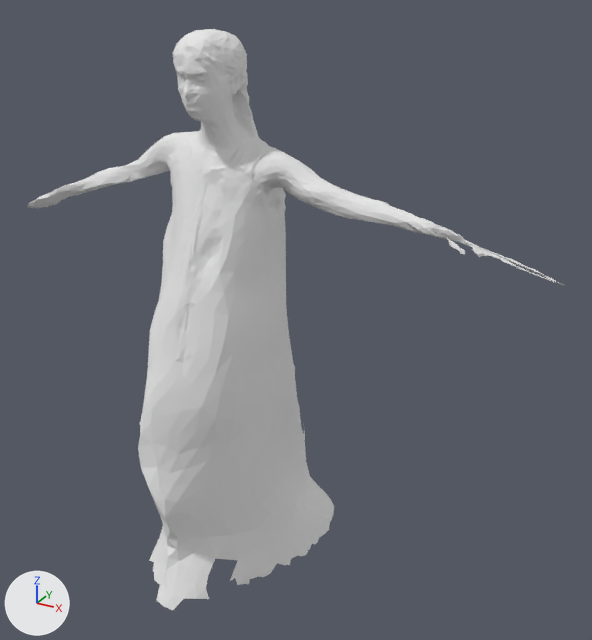
One commit to the FBX model outfits/outfit3/outfit3 animated.fbx: the scene before it, then after it.
Both versions are drawn from a camera (50 mm lens) standing at (1.384, -2.034, 1.187) and looking at (0.21, 0.101, 0.119). Every picture has the same lights, and +X, +Y and +Z are marked at lower left. Where no turn or scale is listed for an object, it has been applied to the vertices. Vertices at the same position are counted once.

Script lines for the objects in view, before the commit:
```python
me_mesh_0 = bpy.data.meshes.new('Mesh_0')
me_mesh_0.from_pydata(...)  # 3879 vertices, 7650 faces; spans x -0.79..1.09, y -0.35..0.4, z -0.99..0.88
me_mesh_0.materials.append(mat_material_0)  # white #e7e7e7
ob_mesh_0 = bpy.data.objects.new('Mesh_0', me_mesh_0)
ob_mesh_0.location = (-0.069, -0.013, 0.128)
```
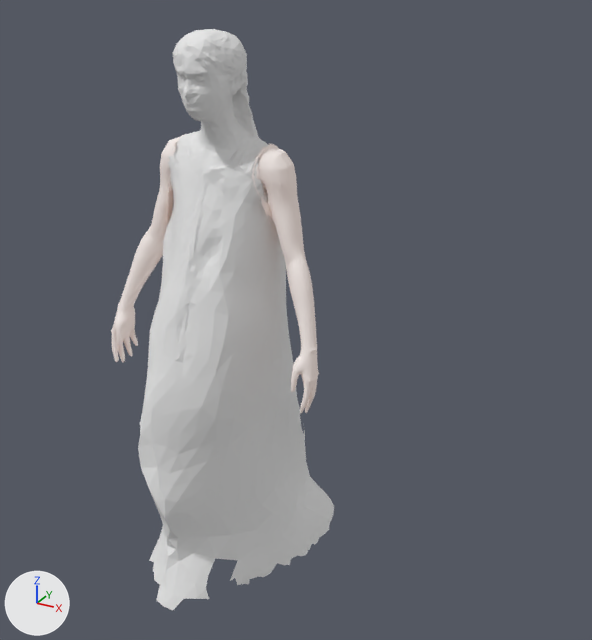
What differs and where, as boxes (x1, y1, x2, y2) in the pictures (592 x 640 px):
'Mesh_0', reshaped (63% narrower)
    before: (27, 29, 564, 610)
    after: (138, 29, 334, 610)
'model', added
    after: (111, 134, 319, 413)
part 1 of me_mesh_0, deleted
    before: (447, 238, 465, 255)
part 2 of me_mesh_0, deleted
    before: (258, 148, 564, 286)
part 3 of me_mesh_0, deleted
    before: (27, 131, 197, 208)

The change, as a list of edits to the scene's bpy script:
```text
Add mat_material:
    mat_material = principled_material('Material')
    mat_material.base_color = (0.8, 0.8, 0.8)  # white #e7e7e7
    mat_material.roughness = 1.0
    mat_material.emission_color = (1.0, 0.402, 0.175)  # orange #ffaa74
    mat_material.emission_strength = 0.1
Change me_mesh_0:
    used by ob_mesh_0; location = (-0.069, -0.013, 0.128)
    remove me_mesh_0.from_pydata(...)  # 3879 vertices, 7650 faces; spans x -0.79..1.09, y -0.35..0.4, z -0.99..0.88
    add me_mesh_0.from_pydata(...)  # 2906 vertices, 5657 faces; spans x -0.41..0.34, y -0.35..0.4, z -0.99..0.88
    me_mesh_0 part 1: the loose piece of 36 vertices spanning x 0.79..0.85, y -0.01..0.01, z 0.34..0.38 is deleted
    me_mesh_0 part 2: 622 vertices removed from x 0.22..1.09, y 0.0..0.22, z 0.24..0.55
    me_mesh_0 part 3: 315 vertices removed from x -0.79..-0.08, y 0.0..0.1, z 0.23..0.57
Add me_model:
    me_model.from_pydata(...)  # 7991 vertices, 15588 faces; spans x -0.386..0.386, y -0.146..0.128, z 0.801..1.575
    me_model.materials.append(mat_material)  # its picture is missing
Add ob_model:
    ob_model = bpy.data.objects.new('model', me_model)
    ob_model.location = (0.0, 0.0, -0.882)
```
